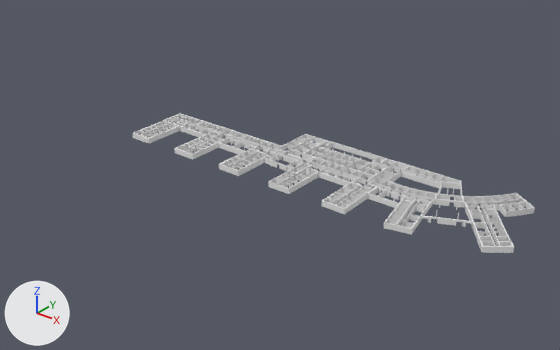
One commit to the Blender file Assets/Models/oett_4_for_unity.blend: the scene before it, then after it.
The view is the same before and after, from a 50 mm camera at (167.0, -278.0, 164.0) aimed at (-55.0, -1.0, -8.0). Lighting does not change. The marker at lower left points along +X, +Y and +Z.

Objects in the first picture: 'Door_Tops2', 'Walls'.
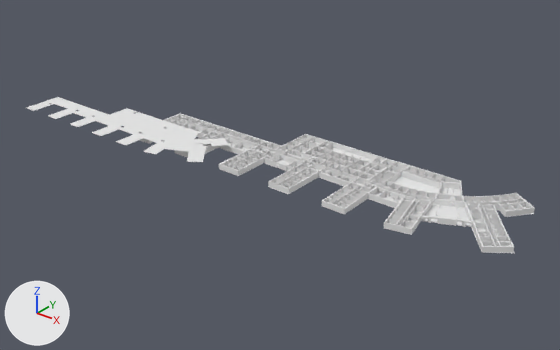
Where the newer file only moved an object's origin or applied its transform, the numbers keep the older frame.

Location of each change, (x1, y1, x2, y2) in pixels of the pictures (560 x 350 px):
'Ceiling', shown: after (26, 97, 228, 162)
'Floor', shown: after (180, 118, 534, 253)

The change, as a list of edits to the scene's bpy script:
```text
Change me_plane_004:
    used by ob_ceiling; location = (-123.0, -26.1, 2.8); scale = (0.628, 0.628, 0.628)
    remove me_plane_004.from_pydata(...)  # 304 vertices, 273 faces; spans x -19.0..313.0, y -1.0..97.0, z 0.0
    add me_plane_004.from_pydata(...)  # 304 vertices, 275 faces; spans x -135.0..73.0, y -27.0..34.0, z 3.0
    me_plane_004 part 1: 304 vertices removed from x -19.0..313.0, y -1.0..97.0, z 0.0; 304 vertices added at x -135.0..73.0, y -27.0..34.0, z 3.0
Change ob_floor:
    remove ob_floor.hide_viewport = True
Change ob_ceiling:
    remove ob_ceiling.hide_viewport = True
```
